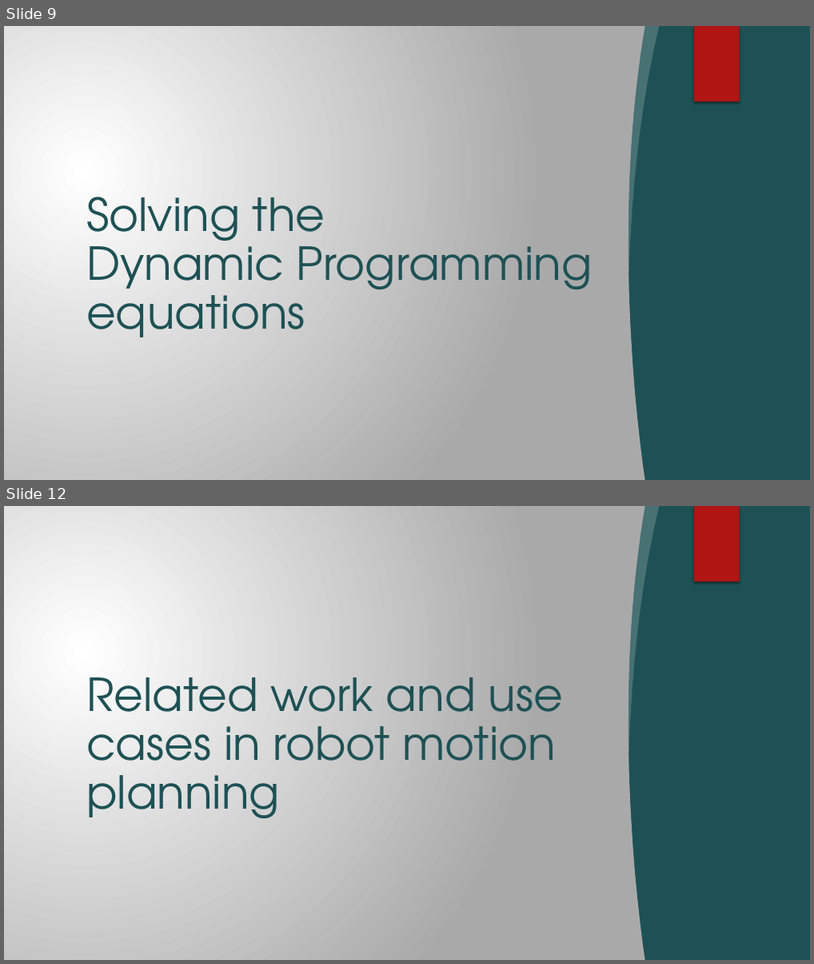
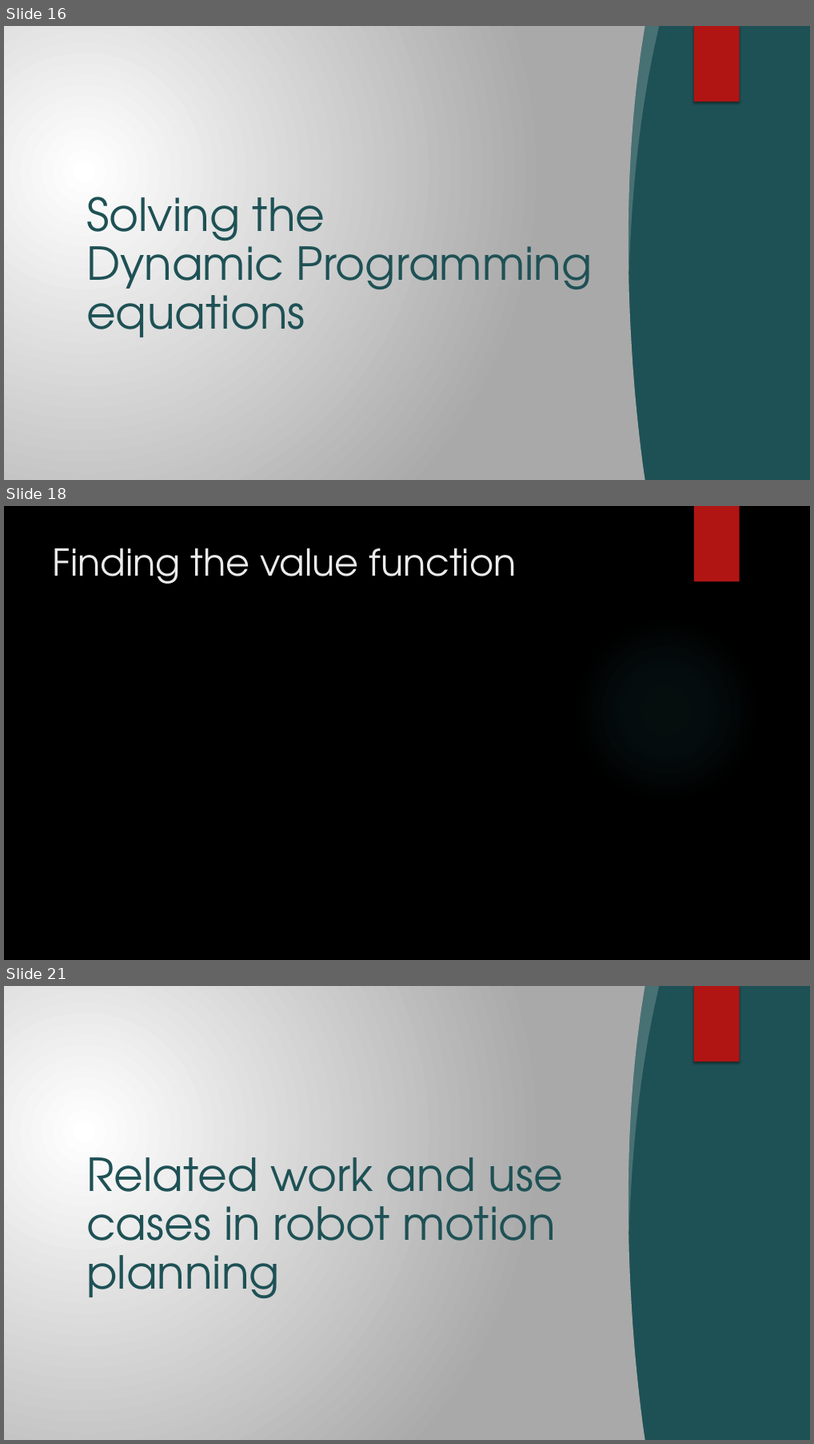
Before and after one commit to Brucknem-TUMProjects/Get-me-out-of-here, a slide deck: Seminararbeit/Get me out of here.pptx. Shown one above the other, each under a label of ours: slides 9 and 12 before the commit, slides 16, 18 and 21 after it; the slides between them are not shown. The pictures are 814x964 and 814x1444 pixels, drawn with LibreOffice and Linux fonts; fonts in the diff are those of the drawing; grey boxes stand for pictures; background and template pictures are left out. Boxes give left, top, right and bottom in pixels: in the first picture for what was removed or moved away, otherwise in the second. Text is boxed around its words. In the diff, an @@ line names an element or a change of style, - is before the commit and + after.

```diff
--- a/Seminararbeit/Get me out of here.pptx
+++ b/Seminararbeit/Get me out of here.pptx
@@ slide 18 added at [4,506,810,960], background picture (left out) @@
@@ rectangle added at [694,506,740,582], fill #B01513 @@
@@ title added at [53,548,517,584], 44 pt, text #EBEBEB @@
+Finding the value function
@@ ellipse added at [574,616,759,803], fill gradient #50B9C1 @@
@@ what was slide 9 is now slide 16 @@
@@ what was slide 12 is now slide 21 @@
```
Also in this commit, not shown: 4 slides changed, 8 other slides added, 19 other files.
